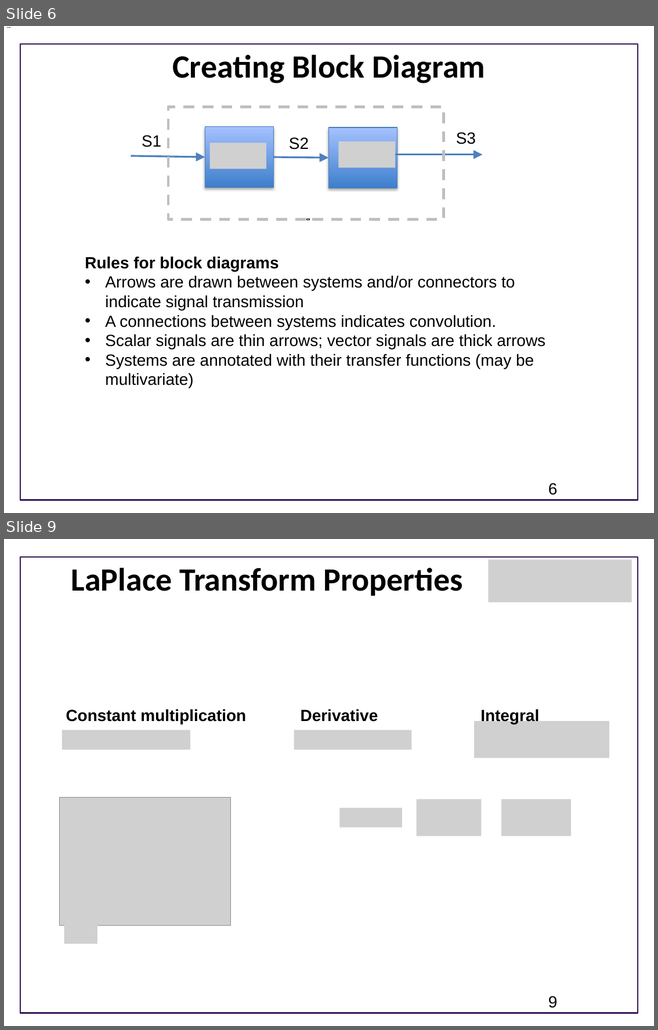
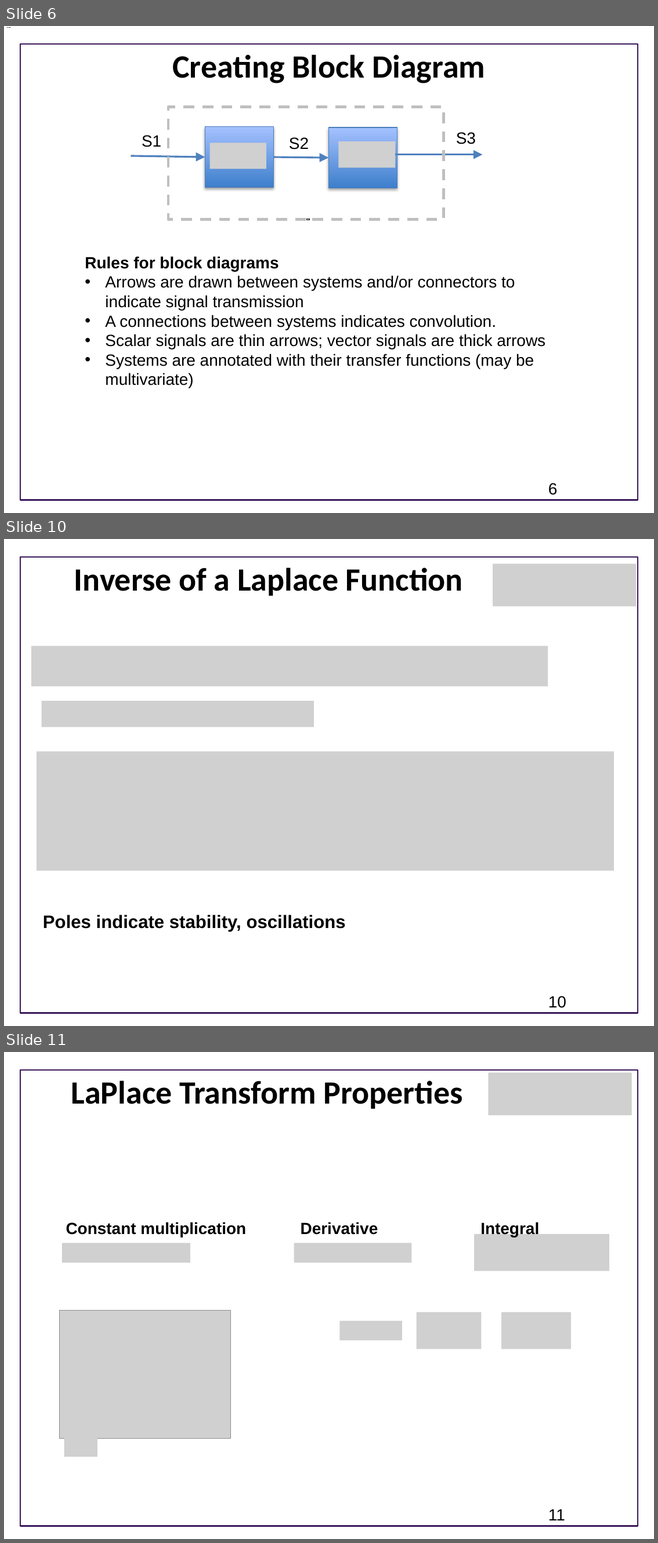
Before and after one commit to joseph-hellerstein/advanced-controls-lectures, a slide deck: Lecture_8-Analysis-Using-Block-Diagrams/Analysis-Using-Block-Diagrams.pptx. Shown one above the other, each under a label of ours: slides 6 and 9 before the commit, slides 6, 10 and 11 after it; the slides between them are not shown. The pictures are 658x1030 and 658x1543 pixels, drawn with LibreOffice and Linux fonts; fonts in the diff are those of the drawing; grey boxes stand for pictures; background and template pictures are left out. Boxes give left, top, right and bottom in pixels: in the first picture for what was removed or moved away, otherwise in the second. Text is boxed around its words. In the diff, an @@ line names an element or a change of style, - is before the commit and + after.

```diff
--- a/Lecture_8-Analysis-Using-Block-Diagrams/Analysis-Using-Block-Diagrams.pptx
+++ b/Lecture_8-Analysis-Using-Block-Diagrams/Analysis-Using-Block-Diagrams.pptx
@@ slide 10 added at box(4, 539, 654, 1026), background #FFFFFF; not listed: 1 template element that a slide beside it also shows @@
@@ title added at box(74, 567, 463, 596), 36 pt, text #000000, bold @@
+Inverse of a Laplace Function
@@ picture added at box(492, 564, 636, 606) @@
@@ picture added at box(31, 646, 547, 686) @@
@@ picture added at box(42, 701, 314, 727) @@
@@ picture added at box(36, 751, 614, 871) @@
@@ text added at box(43, 915, 346, 932), 20 pt, text #000000, bold @@
+Poles indicate stability, oscillations
@@ page number added at box(548, 996, 566, 1008), 18 pt, text #000000 @@
+10
@@ what was slide 9 is now slide 11 @@
@@ page number at box(548, 1509, 565, 1521): text changed @@
-9
+11
```
Also in this commit, not shown: 11 slides changed, 1 other slide added, 1 slide removed.
